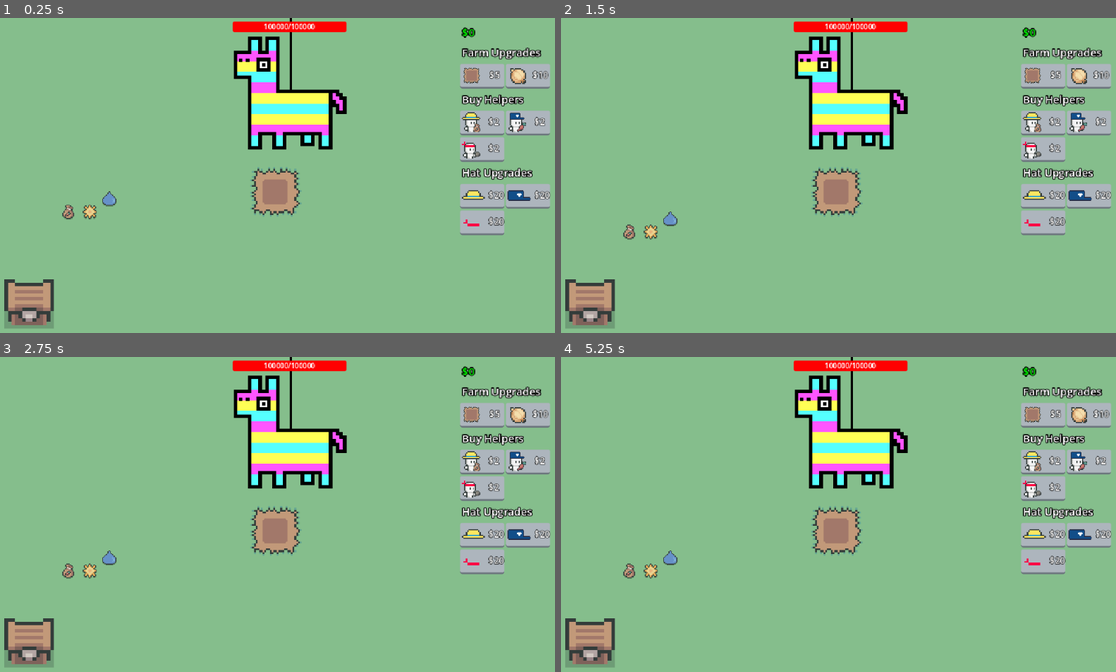
Above: before the commit, frames 1-4 (two rows, left to right).
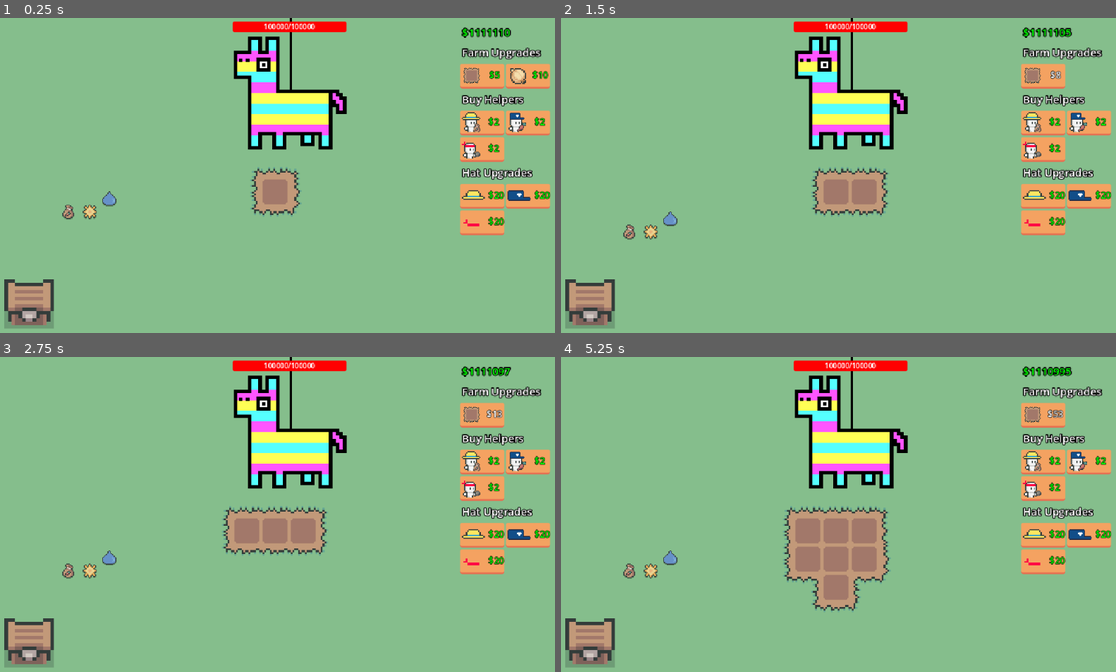
Above: after the commit, the same moments.

Repository: eric-marsh/farminata
Game: Godot game, scene res://scene/scene_switcher.tscn
Two runs of this game, one before a commit and one after it. Both use one fixed random seed, a clock stepped at 60 frames per second and the inputs below. Sound files missing from this copy of the repository are replaced by a short silence.
Inputs (mouse positions are in pixels of both pictures, inside the frame that each line leads up to):
- Up to frame 1 (0.25 s): no input
- Up to frame 2 (1.5 s): click (1088, 74) at 0.5 s, where only the run after the commit has a clickable "$10"; click (1043, 74) at 1.25 s, where only the run after the commit has a clickable "$5"
- Up to frame 3 (2.75 s): click (482, 413) at 2 s, where only the run after the commit has a clickable "$8"
- Up to frame 4 (5.25 s): click (1043, 413) at 2.75 s, where only the run after the commit has a clickable "$13"; click (1043, 413) at 3.5 s, where only the run after the commit has a clickable "$20"; click (1043, 413) at 4.25 s, where only the run after the commit has a clickable "$29"; click (1043, 413) at 5 s, where only the run after the commit has a clickable "$40"

The runs differ from the first frame. In frame 1, 4.4% of the frame differs, in the area x 82-100%, y 3-70%; in frame 2, 5.3%; in frame 3, 6.1%; in frame 4, 8.6%, in the area x 40-100%, y 3-81%.

Commit message:
cleanup images

Diff:
--- a/scene/apply_droppable_animation.tscn
+++ b/scene/apply_droppable_animation.tscn
@@ -1,6 +1,6 @@
 [gd_scene load_steps=7 format=3 uid="uid://6ru4hvg8mx6l"]
 
-[ext_resource type="Texture2D" uid="uid://4wsbuk2bg1gf" path="res://img/slots/symbols/water.png" id="1_em725"]
+[ext_resource type="Texture2D" uid="uid://4wsbuk2bg1gf" path="res://img/droppables/water.png" id="1_em725"]
 [ext_resource type="Script" uid="uid://bqef84mve7fv7" path="res://script/apply_droppable_animation.gd" id="1_hnh5b"]
 
 [sub_resource type="Animation" id="Animation_hctvv"]
--- a/scene/droppable.tscn
+++ b/scene/droppable.tscn
@@ -1,7 +1,7 @@
 [gd_scene load_steps=6 format=3 uid="uid://xiwavl2b1sw0"]
 
 [ext_resource type="Script" uid="uid://coqg5qcenyvhh" path="res://script/droppable.gd" id="1_34vfq"]
-[ext_resource type="Texture2D" uid="uid://rxlpd65q3trl" path="res://img/slots/symbols/carrot_seed.png" id="1_j5dow"]
+[ext_resource type="Texture2D" uid="uid://rxlpd65q3trl" path="res://img/plants/carrot/carrot_seed.png" id="1_j5dow"]
 [ext_resource type="Shader" uid="uid://5lq7i0cccg7t" path="res://shader/Shadow.gdshader" id="3_64vpq"]
 
 [sub_resource type="ShaderMaterial" id="ShaderMaterial_j3pul"]
--- a/scene/helper/attack_helper.tscn
+++ b/scene/helper/attack_helper.tscn
@@ -3,7 +3,7 @@
 [ext_resource type="Script" uid="uid://gux46i3nj3wt" path="res://script/helper/attack_helper.gd" id="1_lee8m"]
 [ext_resource type="Texture2D" uid="uid://cmb0w57uedn7x" path="res://img/helper/walk_sprite_sheet.png" id="2_xcfqp"]
 [ext_resource type="Texture2D" uid="uid://c2bsooqksa4j0" path="res://img/helper/farmer_hat.png" id="4_3txtj"]
-[ext_resource type="Texture2D" uid="uid://dxw5mpl374jcu" path="res://img/slots/symbols/rock.png" id="4_xcfqp"]
+[ext_resource type="Texture2D" uid="uid://dxw5mpl374jcu" path="res://img/droppables/rock.png" id="4_xcfqp"]
 
 [sub_resource type="CircleShape2D" id="CircleShape2D_uu31v"]
 
--- a/scene/helper/helper.tscn
+++ b/scene/helper/helper.tscn
@@ -2,7 +2,7 @@
 
 [ext_resource type="Script" uid="uid://14s7ms1klkvk" path="res://script/helper/helper.gd" id="1_xnnrj"]
 [ext_resource type="Texture2D" uid="uid://cmb0w57uedn7x" path="res://img/helper/walk_sprite_sheet.png" id="2_edx7r"]
-[ext_resource type="Texture2D" uid="uid://rxlpd65q3trl" path="res://img/slots/symbols/carrot_seed.png" id="3_eoi31"]
+[ext_resource type="Texture2D" uid="uid://rxlpd65q3trl" path="res://img/plants/carrot/carrot_seed.png" id="3_eoi31"]
 [ext_resource type="Texture2D" uid="uid://c2bsooqksa4j0" path="res://img/helper/farmer_hat.png" id="4_edx7r"]
 [ext_resource type="Texture2D" uid="uid://dfivp000yegyb" path="res://img/plants/carrot/carrot.png" id="4_eoi31"]
 
--- a/scene/main.tscn
+++ b/scene/main.tscn
@@ -1,10 +1,9 @@
-[gd_scene load_steps=12 format=3 uid="uid://ba0lyty7rw2vj"]
+[gd_scene load_steps=11 format=3 uid="uid://ba0lyty7rw2vj"]
 
 [ext_resource type="Script" uid="uid://by0tfe1nx5cjc" path="res://script/main.gd" id="1_ig7tw"]
 [ext_resource type="Script" uid="uid://d4elg2t07heho" path="res://script/camera_2d.gd" id="2_v0l8b"]
 [ext_resource type="PackedScene" uid="uid://dgnanoyg1dkpf" path="res://scene/audio.tscn" id="3_b5f6u"]
 [ext_resource type="PackedScene" uid="uid://b8nkjd470xyme" path="res://scene/plot_grid.tscn" id="4_0ha60"]
-[ext_resource type="PackedScene" uid="uid://c815fpybt36io" path="res://scene/slot_machine.tscn" id="4_brvut"]
 [ext_resource type="PackedScene" uid="uid://jida1cnc03um" path="res://scene/canvas_layer.tscn" id="5_0ha60"]
 [ext_resource type="Script" uid="uid://btvo711v3d32a" path="res://scene/drops_manager.gd" id="6_k65ib"]
 [ext_resource type="Script" uid="uid://b8iivuocvbyjt" path="res://script/helpers_container.gd" id="6_of57s"]
@@ -24,11 +23,6 @@
 
 [node name="PlotContainer" type="Node2D" parent="."]
 position = Vector2(320, 197)
-
-[node name="SlotMachine" parent="PlotContainer" node_paths=PackedStringArray("paired_plot_grid") instance=ExtResource("4_brvut")]
-visible = false
-position = Vector2(44, -32)
-paired_plot_grid = NodePath("../PlotGrid")
 
 [node name="PlotGrid" parent="PlotContainer" instance=ExtResource("4_0ha60")]
 position = Vector2(-16, -16)
--- a/scene/slot_machine.tscn
+++ b/scene/slot_machine.tscn
@@ -1,13 +1,13 @@
-[gd_scene load_steps=16 format=3 uid="uid://c815fpybt36io"]
+[gd_scene load_steps=16 format=3 uid="uid://c0qg383oqoyur"]
 
 [ext_resource type="Texture2D" uid="uid://0ujo5olp3s25" path="res://img/slots/slots.png" id="1_oebtt"]
-[ext_resource type="Script" uid="uid://b1r15orpmjjdd" path="res://script/slot_machine.gd" id="1_vdvju"]
+[ext_resource type="Script" path="res://script/slot_machine.gd" id="1_vdvju"]
 [ext_resource type="Texture2D" uid="uid://dk4c43vvjcjhn" path="res://img/slots/slots_white_bg.png" id="2_vdvju"]
-[ext_resource type="Texture2D" uid="uid://0iu24mce7o6g" path="res://img/slots/symbols/sun.png" id="4_bvqe5"]
-[ext_resource type="Texture2D" uid="uid://rxlpd65q3trl" path="res://img/slots/symbols/carrot_seed.png" id="4_om1wn"]
+[ext_resource type="Texture2D" uid="uid://0iu24mce7o6g" path="res://img/droppables/sun.png" id="4_bvqe5"]
+[ext_resource type="Texture2D" uid="uid://rxlpd65q3trl" path="res://img/plants/carrot/carrot_seed.png" id="4_om1wn"]
 [ext_resource type="Texture2D" uid="uid://c0qt0t4xhh3y6" path="res://img/slots/slots_white_bg_single.png" id="5_3dobk"]
 [ext_resource type="PackedScene" uid="uid://dx7x4rdgygqg6" path="res://scene/output.tscn" id="5_om1wn"]
-[ext_resource type="Texture2D" uid="uid://4wsbuk2bg1gf" path="res://img/slots/symbols/water.png" id="6_om0vh"]
+[ext_resource type="Texture2D" uid="uid://4wsbuk2bg1gf" path="res://img/droppables/water.png" id="6_om0vh"]
 [ext_resource type="Texture2D" uid="uid://cu1u0odpnalw4" path="res://img/slots/column.png" id="7_3dobk"]
 [ext_resource type="Shader" uid="uid://5lq7i0cccg7t" path="res://shader/Shadow.gdshader" id="10_o61f8"]
 
--- a/script/canvas_layer.gd
+++ b/script/canvas_layer.gd
@@ -79,13 +79,9 @@
 
 
 func _on_onion_button_pressed():
-	if !Globals.SlotMachineNodde:
-		return
 	State.unlocked_slot_outputs.push_back(Enum.Drop_Type.Onion_Seed)
-	Globals.SlotMachineNodde.unlock_drop_type(Enum.Drop_Type.Onion_Seed)
 	Globals.PiniataNode.unlock_drop_type(Enum.Drop_Type.Onion_Seed)
 	onion_button.visible = false
-
 
 
 func add_helper_button_pressed(upgrade_type: Enum.Upgrade_Type, helper_type: Enum.Helper_Type) -> void:
--- a/script/debug.gd
+++ b/script/debug.gd
@@ -2,10 +2,10 @@
 
 var DEBUG_SHOW_HELPER_STATE: bool = false
 
-var STARTING_MONEY: int = 0
+var STARTING_MONEY: int = 1111110
 
-#var Helper_Speed: float = 200.0
-var Helper_Speed: float = 0.0
+var Helper_Speed: float = 200.0
+#var Helper_Speed: float = 0.0
 
 var DISABLE_SLOT_MACHINE:bool = true
 
--- a/script/drop_util.gd
+++ b/script/drop_util.gd
@@ -1,19 +1,20 @@
 extends Node
 
+
+const ROCK = preload("res://img/droppables/rock.png")
+const SUN = preload("res://img/droppables/sun.png")
+const WATER = preload("res://img/droppables/water.png")
+const X = preload("res://img/droppables/x.png")
 const BLURRY = preload("res://img/slots/symbols/blurry.png")
-const SUN = preload("res://img/slots/symbols/sun.png")
-const WATER = preload("res://img/slots/symbols/water.png")
-const X = preload("res://img/slots/symbols/x.png")
-const CARROT_SEED = preload("res://img/slots/symbols/carrot_seed.png")
-const CARROT = preload("res://img/plants/carrot/carrot.png")
-const ONION_SEED = preload("res://img/slots/symbols/onion_seed.png")
-const ONION = preload("res://img/plants/onion/onion.png")
 
 const DELIVERY_HAT = preload("res://img/helper/delivery_hat.png")
 const FARMER_HAT = preload("res://img/helper/farmer_hat.png")
 const ATTACK_HAT = preload("res://img/helper/attack_hat.png")
 
-
+const CARROT = preload("res://img/plants/carrot/carrot.png")
+const CARROT_SEED = preload("res://img/plants/carrot/carrot_seed.png")
+const ONION = preload("res://img/plants/onion/onion.png")
+const ONION_SEED = preload("res://img/plants/onion/onion_seed.png")
 
 var drop_type_images = {
 	Enum.Drop_Type.Blurry: BLURRY,
--- a/script/globals.gd
+++ b/script/globals.gd
@@ -8,7 +8,6 @@
 var CameraNode: Camera2D = null
 var HelpersContainerNode: helpers_container = null
 var AnimationsContainer: Node2D = null
-var SlotMachineNodde: slot_machine = null
 var AudioNode: audio = null
 var SellChestNode: Area2D = null
 var PiniataNode: Node2D = null
@@ -27,7 +26,6 @@
 	CameraNode = get_node("/root/SceneSwitcher/Main/Camera2D")
 	HelpersContainerNode = get_node("/root/SceneSwitcher/Main/Helpers")
 	AnimationsContainer = get_node("/root/SceneSwitcher/Main/Animations")
-	SlotMachineNodde = get_node("/root/SceneSwitcher/Main/PlotContainer/SlotMachine")
 	AudioNode = get_node("/root/SceneSwitcher/Main/Camera2D/Audio")
 	SellChestNode = get_node("/root/SceneSwitcher/Main/SellChest")
 	PlotGrid = get_node("/root/SceneSwitcher/Main/PlotContainer/PlotGrid")
Renamed: img/slots/symbols/rock.png -> img/droppables/rock.png
Not shown, changed: img/droppables/rock.png.import
Renamed: img/slots/symbols/sun.png -> img/droppables/sun.png
Not shown, changed: img/droppables/sun.png.import
Renamed: img/slots/symbols/water.png -> img/droppables/water.png
Not shown, changed: img/droppables/water.png.import
Renamed: img/slots/symbols/x.png -> img/droppables/x.png
Not shown, changed: img/droppables/x.png.import
Renamed: img/slots/symbols/carrot_seed.png -> img/plants/carrot/carrot_seed.png
Not shown, changed: img/plants/carrot/carrot_seed.png.import
Renamed: img/slots/symbols/onion_seed.png -> img/plants/onion/onion_seed.png
Not shown, changed: img/plants/onion/onion_seed.png.import
